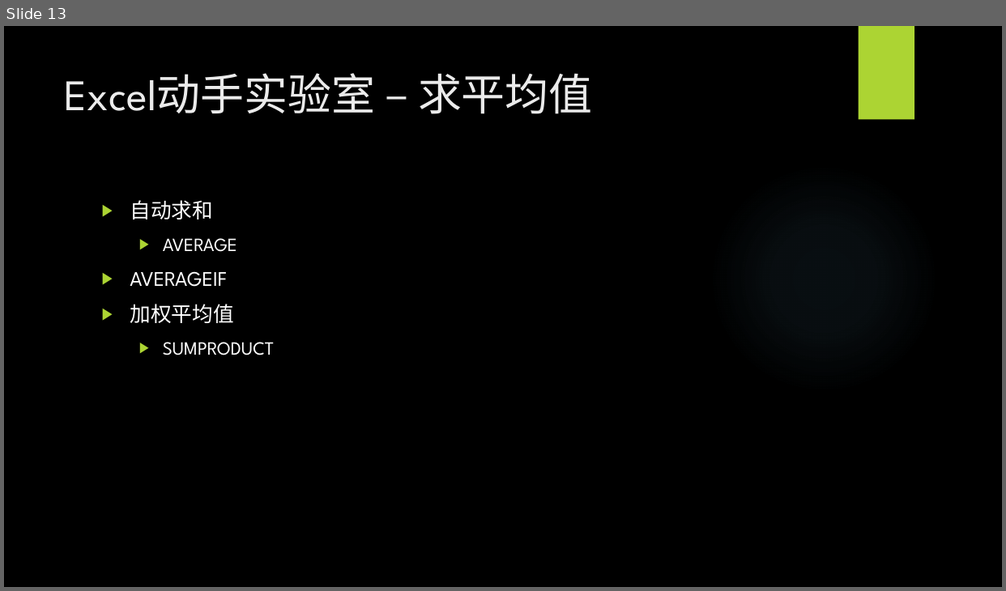
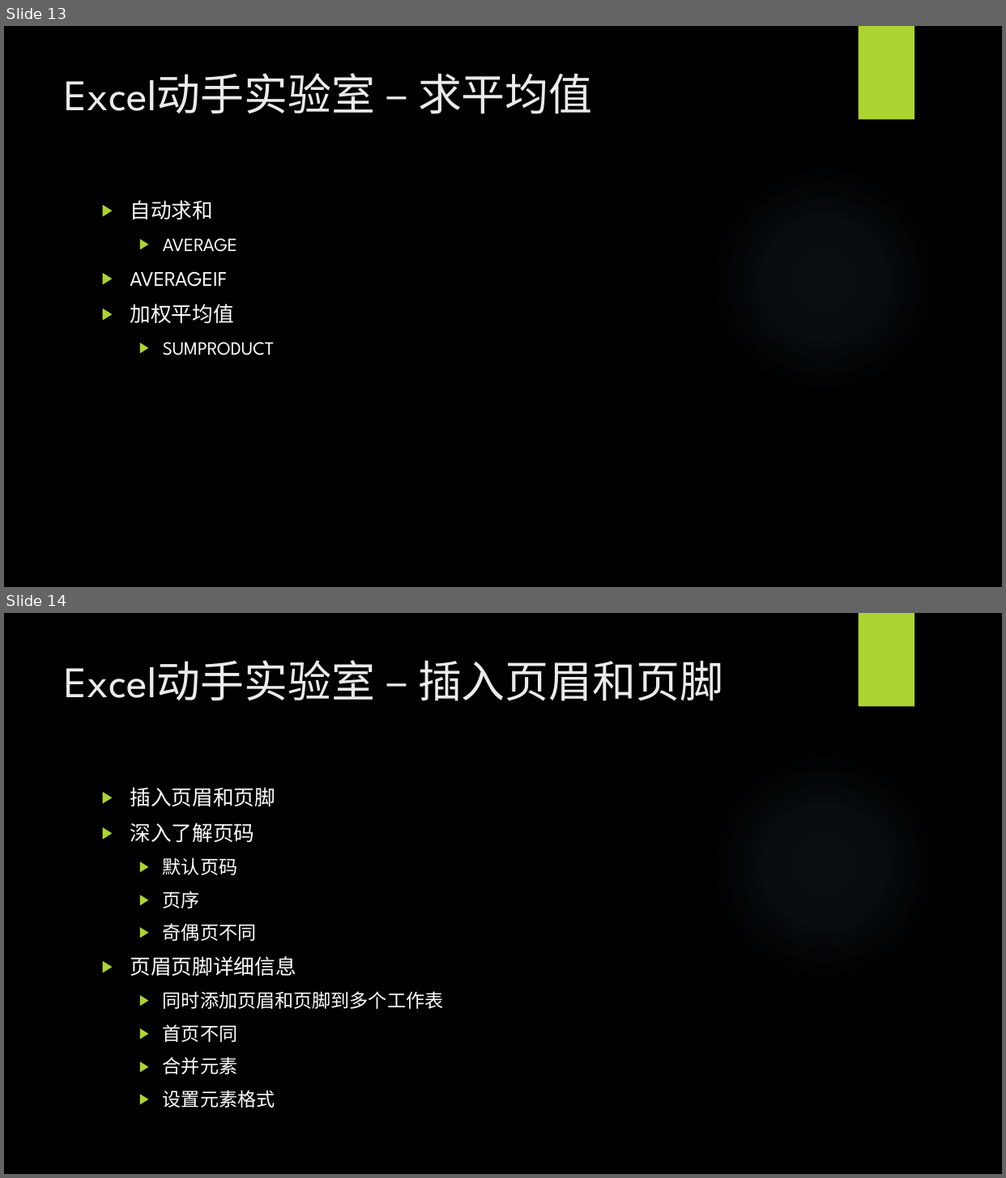
Before and after one commit to BigEgg/OfficeTraining, a slide deck: Excel动手实验室.pptx. Shown one above the other, each under a label of ours: slide 13 before the commit, slides 13 and 14 after it. The pictures are 1006x591 and 1006x1178 pixels, drawn with LibreOffice and Linux fonts; fonts in the diff are those of the drawing; background and template pictures are left out. Boxes give left, top, right and bottom in pixels: in the first picture for what was removed or moved away, otherwise in the second. Text is boxed around its words. In the diff, an @@ line names an element or a change of style, - is before the commit and + after.

```diff
--- a/Excel动手实验室.pptx
+++ b/Excel动手实验室.pptx
@@ slide 14 added at [4,613,1002,1174], background picture (left out); not listed: 2 template elements that a slide beside it also shows @@
@@ title added at [65,660,723,701], 42 pt, text #EBEBEB @@
+Excel动手实验室 – 插入页眉和页脚
@@ text added at [130,787,443,1108], 18 pt, text #FFFFFF @@
+▶ 插入页眉和页脚
+▶ 深入了解页码
+  ▶ 默认页码
+  ▶ 页序
+  ▶ 奇偶页不同
+▶ 页眉页脚详细信息
+  ▶ 同时添加页眉和页脚到多个工作表
+  ▶ 首页不同
+  ▶ 合并元素
+  ▶ 设置元素格式
```
Also in this commit, not shown: 1 other file.
